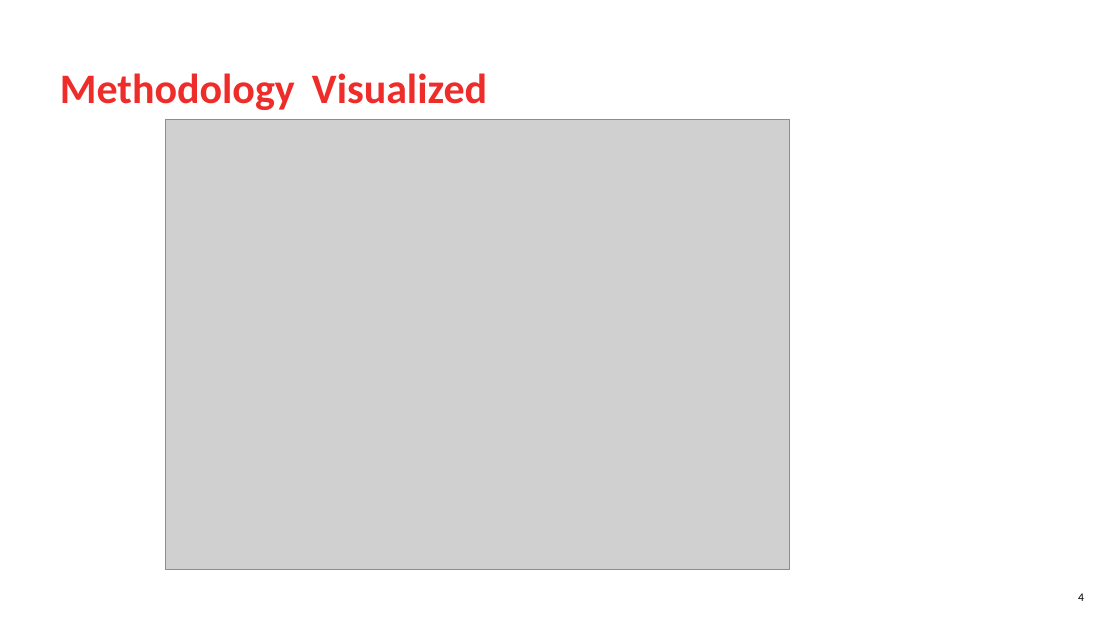
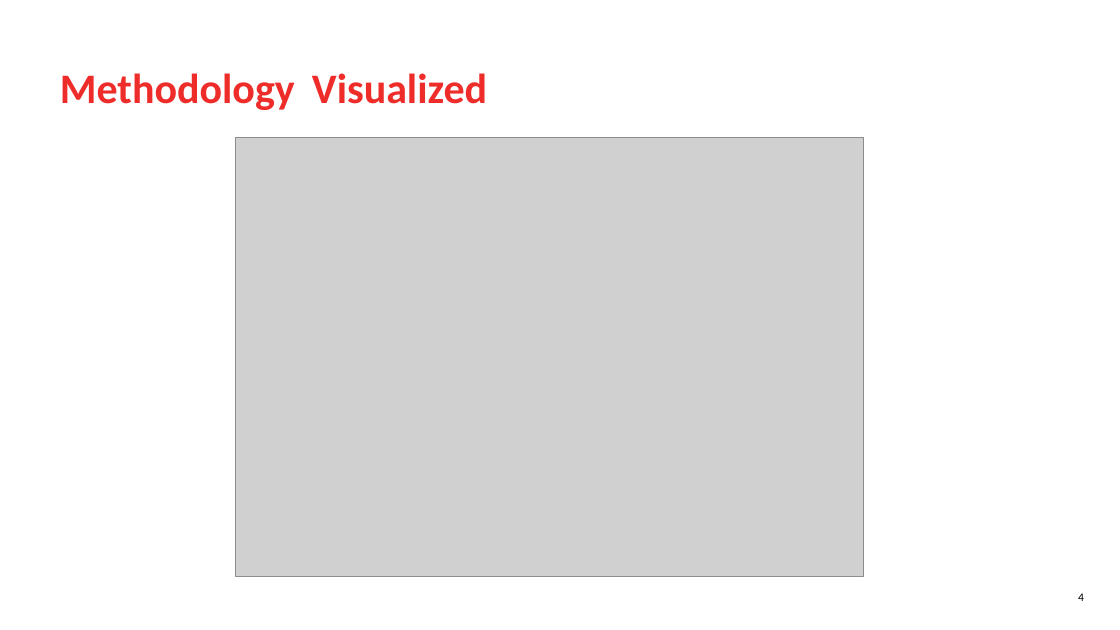
Before and after one commit to Gautham-Nagaraj/Data608-Project, a slide deck: slide 4 of Pitch.pptx. Drawn at 1120x630 pixels with LibreOffice and Linux fonts; fonts in the diff are those of the drawing; grey boxes stand for pictures; background and template pictures are left out. Boxes give left, top, right and bottom in pixels: in the first picture for what was removed or moved away, otherwise in the second. Text is boxed around its words. In the diff, an @@ line names an element or a change of style, - is before the commit and + after.

Commit message:
changed the overall architecture

```diff
--- a/Pitch.pptx
+++ b/Pitch.pptx
@@ picture: place and size @@
-picture at bbox=[166, 120, 790, 571]
+picture at bbox=[235, 138, 864, 577]
```
